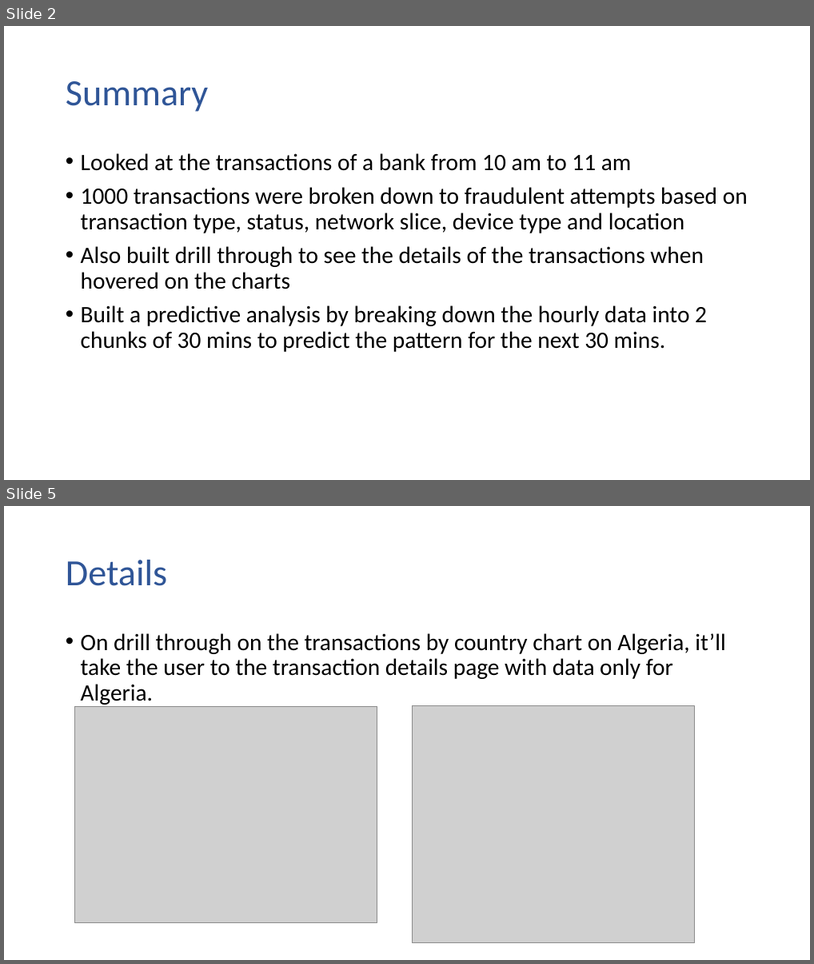
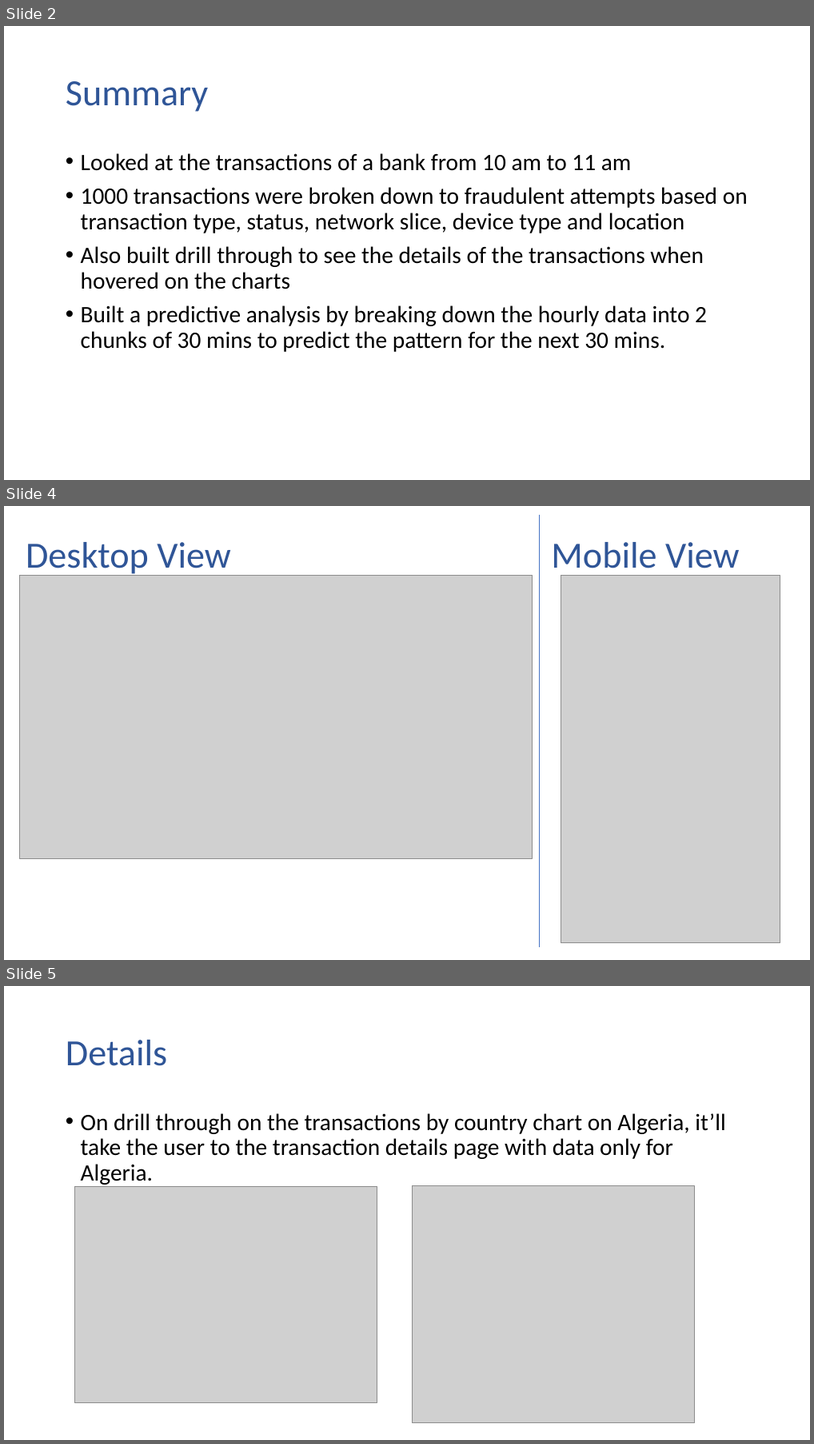
Before and after one commit to abhilasha-alexander/Banking_Fraud_Reporting, a slide deck: Fraud Analytics Dashboard.pptx. Shown one above the other, each under a label of ours: slides 2 and 5 before the commit, slides 2, 4 and 5 after it; the slides between them are not shown. The pictures are 814x964 and 814x1444 pixels, drawn with LibreOffice and Linux fonts; fonts in the diff are those of the drawing; grey boxes stand for pictures. Boxes give left, top, right and bottom in pixels: in the first picture for what was removed or moved away, otherwise in the second. Text is boxed around its words. In the diff, an @@ line names an element or a change of style, - is before the commit and + after.

```diff
--- a/Fraud Analytics Dashboard.pptx
+++ b/Fraud Analytics Dashboard.pptx
@@ slide 4 added at (x1=4, y1=506, x2=810, y2=960), background #FFFFFF @@
@@ line added from (539, 515) to (539, 947), #4472C4 0.5 pt @@
@@ text added at (x1=26, y1=542, x2=231, y2=576), 44 pt, text #2F5597 @@
+Desktop View
@@ text added at (x1=551, y1=542, x2=740, y2=576), 44 pt, text #2F5597 @@
+Mobile View
@@ picture added at (x1=20, y1=575, x2=533, y2=858) @@
@@ picture added at (x1=561, y1=575, x2=780, y2=943) @@
```
Also in this commit, not shown: 1 slide changed, 1 slide removed.
